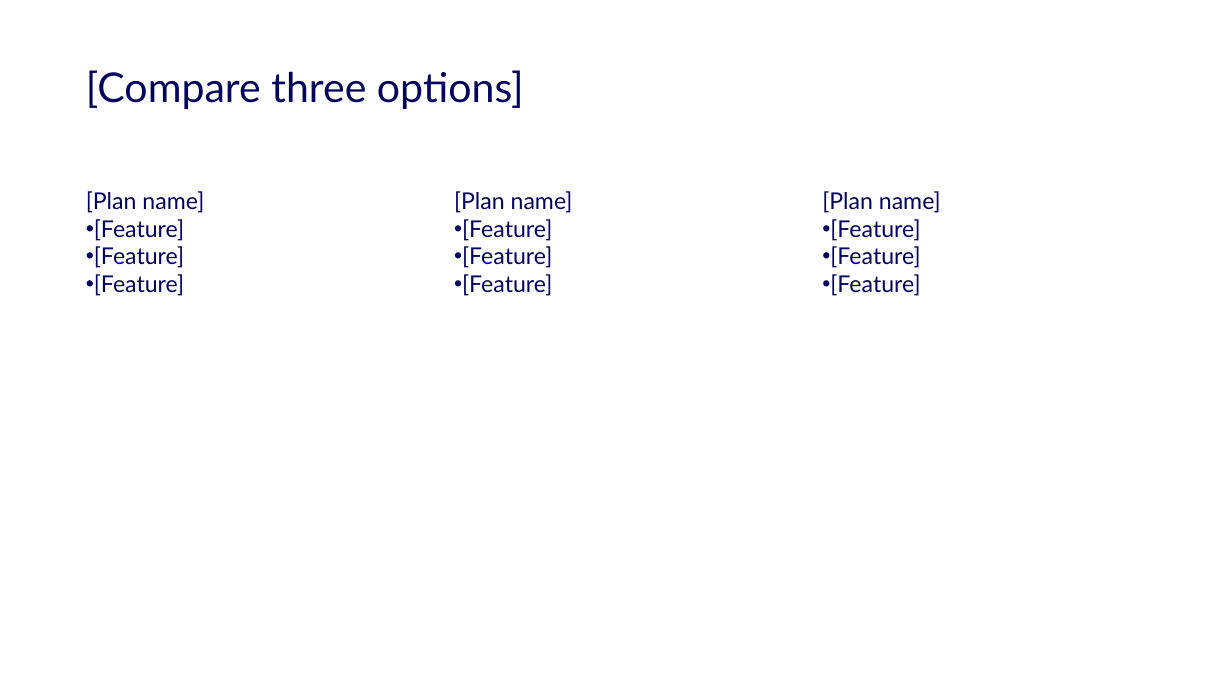
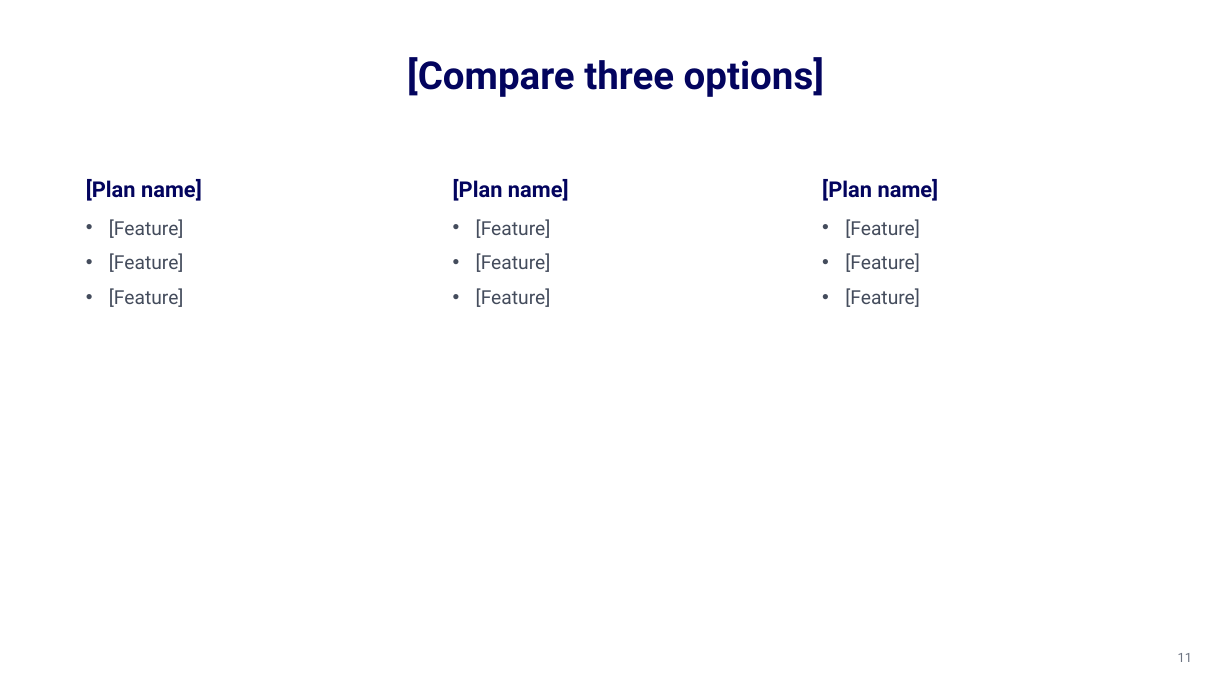
Before and after one commit to accelerate-data/ad-design-system, a slide deck: slide 11 of pitch/Vibedata-Pitch-Template.pptx (slide 10 before the commit). Drawn at 1232x693 pixels with LibreOffice and Linux fonts; fonts in the diff are those of the drawing; background and template pictures are left out. Boxes give left, top, right and bottom in pixels: in the first picture for what was removed or moved away, otherwise in the second. Text is boxed around its words. In the diff, an @@ line names an element or a change of style, - is before the commit and + after.

```diff
--- a/pitch/Vibedata-Pitch-Template.pptx
+++ b/pitch/Vibedata-Pitch-Template.pptx
@@ title "[Compare three options]": place and size @@
-title "[Compare three options]" at (86,70,524,109)
+title "[Compare three options]" at (407,57,824,97)
@@ title "[Compare three options]" at (407,57,824,97): size 32 to 30 pt, font Lato to Roboto, bold on; alignment left to centre @@
@@ text "[Plan name]": place and size @@
-text "[Plan name]" at (86,191,204,296)
+text "[Plan name]" at (86,179,202,307)
@@ size 18 to 17 pt, bold on in "[Plan name]"; font Lato to Roboto; size 18 to 15 pt, text colour #03045E to #444C5C in "[Feature]", "[Feature]", "[Feature]"; indent changed; more space between paragraphs in 3 elements at (86,179,202,307), (822,179,939,307), (453,179,569,307) @@
@@ text "[Plan name]": place and size @@
-text "[Plan name]" at (454,191,573,296)
+text "[Plan name]" at (453,179,569,307)
@@ text "[Plan name]": place and size @@
-text "[Plan name]" at (822,191,941,296)
+text "[Plan name]" at (822,179,939,307)
@@ page number added at (1178,653,1192,662), 10 pt, text #6B7280 @@
+11
```
Also in this commit, not shown: 15 other slides changed, 1 slide added.
